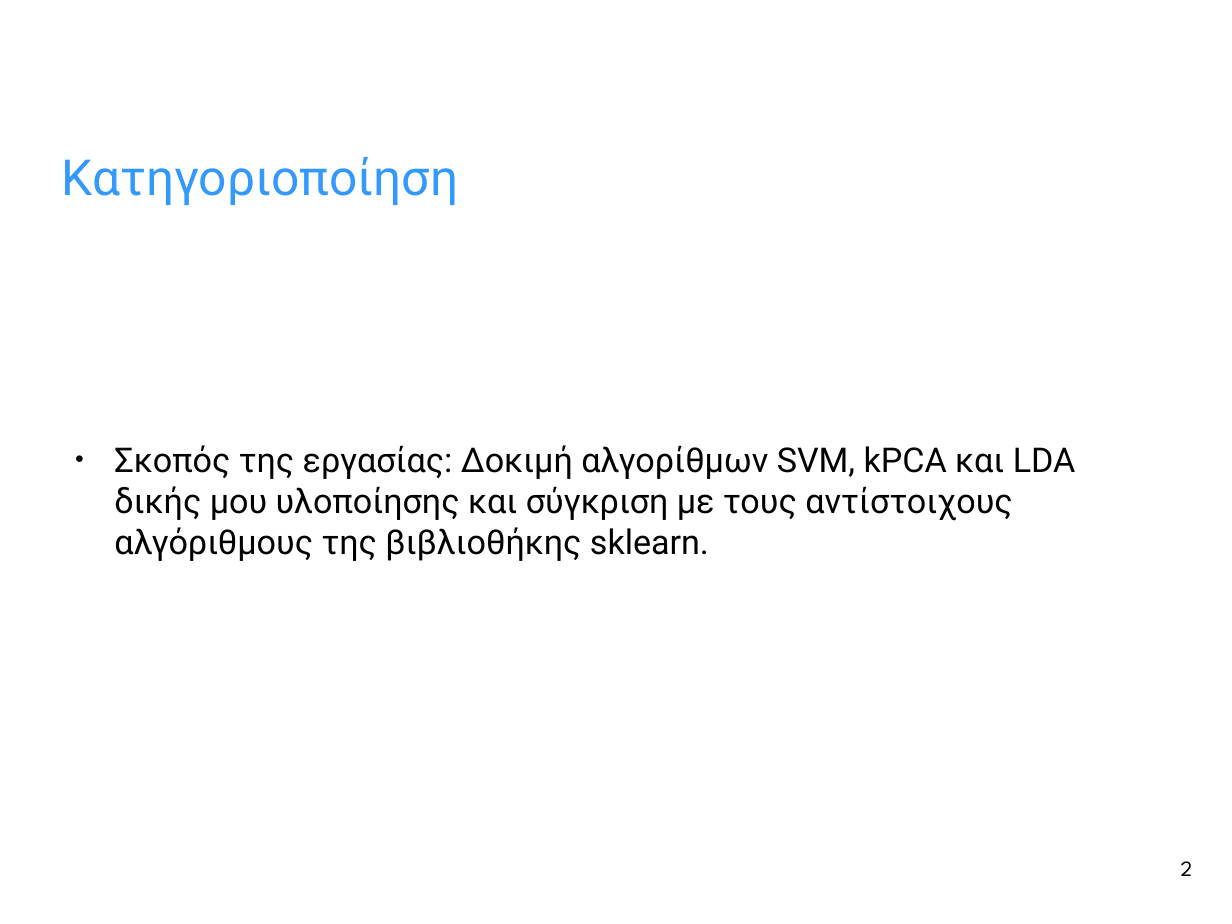
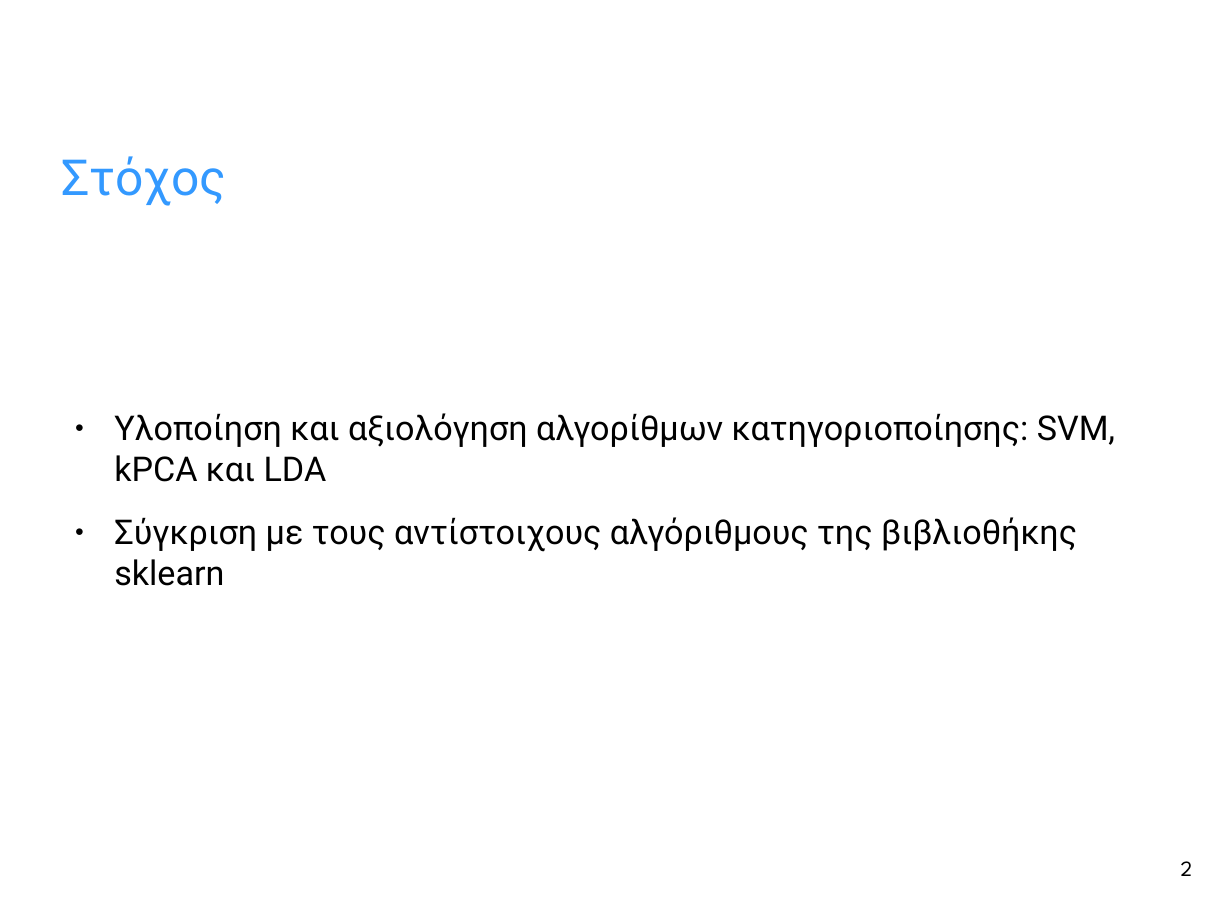
Before and after one commit to agaitanis/msc_ci, a slide deck: slide 2 of presentation_1_2/presentation_1_2.odp. Drawn at 1232x924 pixels with LibreOffice and Linux fonts; fonts in the diff are those of the drawing; background and template pictures are left out. Boxes give left, top, right and bottom in pixels: in the first picture for what was removed or moved away, otherwise in the second. Text is boxed around its words. In the diff, an @@ line names an element or a change of style, - is before the commit and + after.

Commit message:
Update presentation

```diff
--- a/presentation_1_2/presentation_1_2.odp
+++ b/presentation_1_2/presentation_1_2.odp
@@ title at [62, 156, 227, 206]: text changed @@
-Κατηγοριοποίηση
+Στόχος
@@ text at [114, 413, 1115, 586]: text changed @@
-● Σκοπός της εργασίας: Δοκιμή αλγορίθμων SVM, kPCA και LDA δικής μου υλοποίησης και σύγκριση με τους αντίστοιχους αλγόριθμους της βιβλιοθήκης sklearn.
+● Υλοποίηση και αξιολόγηση αλγορίθμων κατηγοριοποίησης: SVM, kPCA και LDA
+● Σύγκριση με τους αντίστοιχους αλγόριθμους της βιβλιοθήκης sklearn
```
Also in this commit, not shown: 1 other slide changed, 5 slides added, 1 other file.
